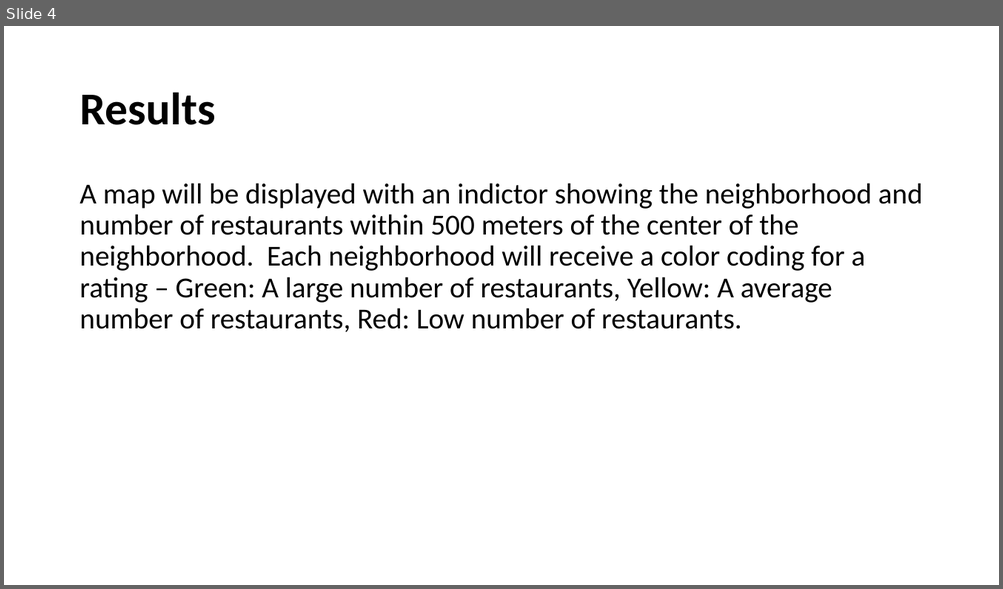
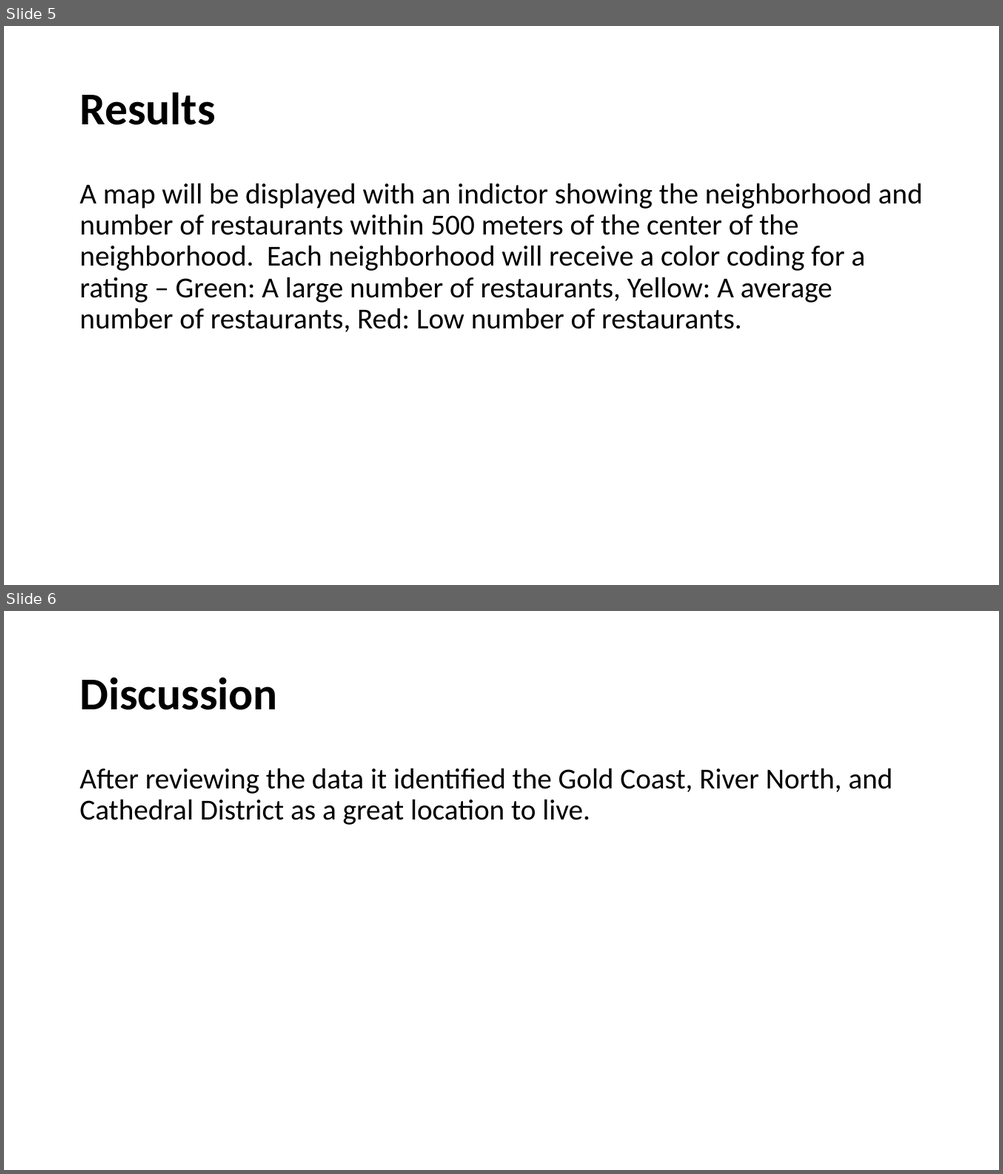
Before and after one commit to coxprestbury/Capstone, a slide deck: Capstone.pptx. Shown one above the other, each under a label of ours: slide 4 before the commit, slides 5 and 6 after it. The pictures are 1003x589 and 1003x1174 pixels, drawn with LibreOffice and Linux fonts; fonts in the diff are those of the drawing. Boxes give left, top, right and bottom in pixels: in the first picture for what was removed or moved away, otherwise in the second. Text is boxed around its words. In the diff, an @@ line names an element or a change of style, - is before the commit and + after.

```diff
--- a/Capstone.pptx
+++ b/Capstone.pptx
@@ slide 6 added at bbox=[4, 611, 999, 1170], background #FFFFFF @@
@@ title added at bbox=[79, 677, 277, 710], 44 pt, text #000000, bold @@
+Discussion
@@ text added at bbox=[79, 768, 893, 825], 28 pt, text #000000 @@
+After reviewing the data it identified the Gold Coast, River North, and Cathedral District as a great location to live.
@@ what was slide 4 is now slide 5 @@
```
Also in this commit, not shown: 2 other slides added.
